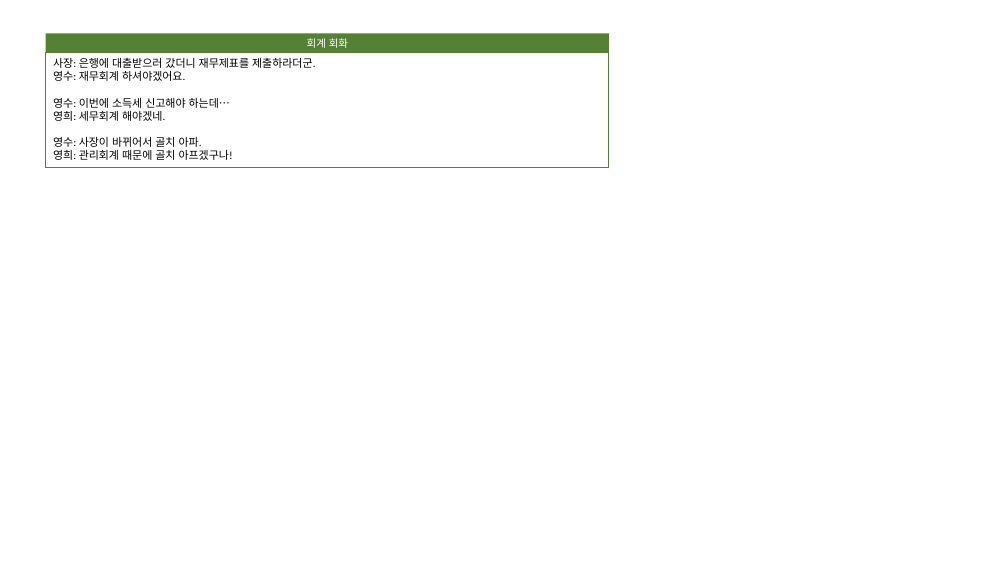
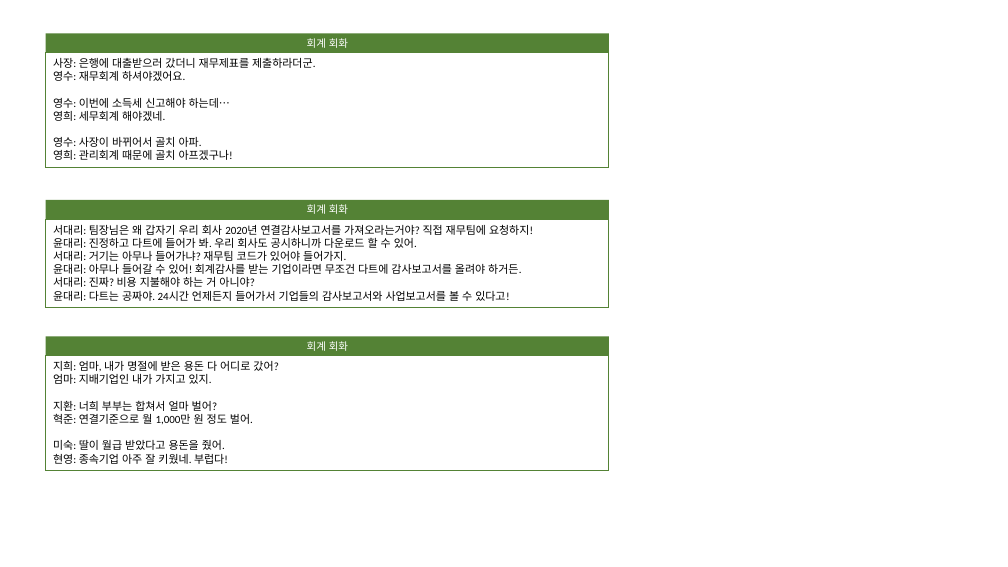
Before and after one commit to SangguKang/doc, a slide deck: slide 2 of template.pptx. Drawn at 1008x567 pixels with LibreOffice and Linux fonts; fonts in the diff are those of the drawing. Boxes give left, top, right and bottom in pixels: in the first picture for what was removed or moved away, otherwise in the second. Text is boxed around its words. In the diff, an @@ line names an element or a change of style, - is before the commit and + after.

```diff
--- a/template.pptx
+++ b/template.pptx
@@ rectangle added at box(46, 200, 609, 219), fill #548235, 10 pt, text #FFFFFF @@
+회계 회화
@@ rectangle added at box(46, 219, 609, 307), outline #548235 0.75 pt, 10.5 pt, text #000000 @@
+서대리: 팀장님은 왜 갑자기 우리 회사 2020년 연결감사보고서를 가져오라는거야? 직접 재무팀에 요청하지!
+윤대리: 진정하고 다트에 들어가 봐. 우리 회사도 공시하니까 다운로드 할 수 있어.
+서대리: 거기는 아무나 들어가냐? 재무팀 코드가 있어야 들어가지.
+윤대리: 아무나 들어갈 수 있어! 회계감사를 받는 기업이라면 무조건 다트에 감사보고서를 올려야 하거든.
+서대리: 진짜? 비용 지불해야 하는 거 아니야?
+윤대리: 다트는 공짜야. 24시간 언제든지 들어가서 기업들의 감사보고서와 사업보고서를 볼 수 있다고!
@@ rectangle added at box(46, 356, 609, 470), outline #548235 0.75 pt, 10.5 pt, text #000000 @@
+지희: 엄마, 내가 명절에 받은 용돈 다 어디로 갔어?
+엄마: 지배기업인 내가 가지고 있지.
+지환: 너희 부부는 합쳐서 얼마 벌어?
+혁준: 연결기준으로 월 1,000만 원 정도 벌어.
+미숙: 딸이 월급 받았다고 용돈을 줬어.
+현영: 종속기업 아주 잘 키웠네. 부럽다!
@@ rectangle added at box(46, 337, 609, 356), fill #548235, 10 pt, text #FFFFFF @@
+회계 회화
```
Also in this commit, not shown: 1 other slide changed, 2 slides added, 2 other files.
